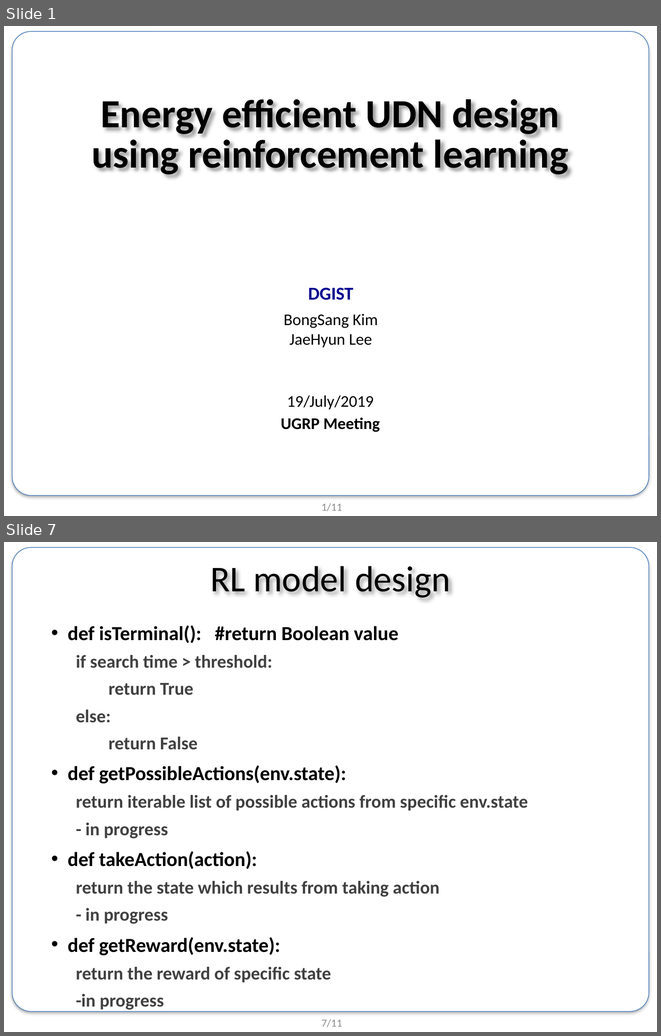
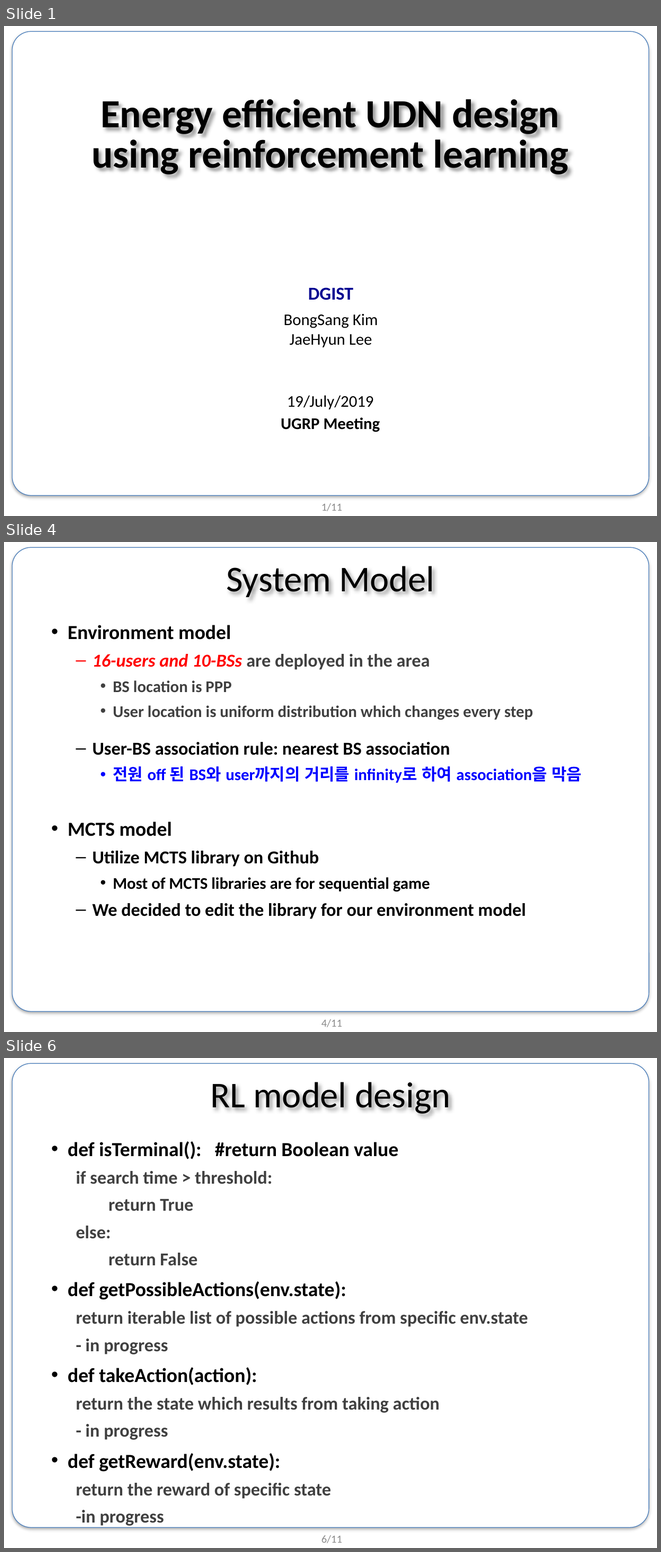
Before and after one commit to BongSangKim/UGRP, a slide deck: Survey meeting/0719 survey/190719 UGRP 발표자료.pptx. Shown one above the other, each under a label of ours: slides 1 and 7 before the commit, slides 1, 4 and 6 after it; the slides between them are not shown. The pictures are 661x1036 and 661x1552 pixels, drawn with LibreOffice and Linux fonts; fonts in the diff are those of the drawing; background and template pictures are left out. Boxes give left, top, right and bottom in pixels: in the first picture for what was removed or moved away, otherwise in the second. Text is boxed around its words. In the diff, an @@ line names an element or a change of style, - is before the commit and + after.

Commit message:
7/18 학습가능한 MCTS 코드초기형

```diff
--- a/Survey meeting/0719 survey/190719 UGRP 발표자료.pptx
+++ b/Survey meeting/0719 survey/190719 UGRP 발표자료.pptx
@@ slide 4 added at (4,542,657,1032), background #FFFFFF; not listed: 2 template elements that a slide beside it also shows @@
@@ title added at (226,566,434,597), 40 pt, text #000000 @@
+System Model
@@ text added at (68,625,582,919), 20 pt, text #000000, bold @@
+• Environment model
+  – 16-users and 10-BSs are deployed in the area
+    • BS location is PPP
+    • User location is uniform distribution which changes every step
+  – User-BS association rule: nearest BS association
+    • 전원 off 된 BS와 user까지의 거리를 infinity로 하여 association을 막음
+• MCTS model
+  – Utilize MCTS library on Github
+    • Most of MCTS libraries are for sequential game
+  – We decided to edit the library for our environment model
@@ what was slide 7 is now slide 6 @@
@@ page number at (321,1535,342,1543): text changed @@
-7/11
+6/11
```
Also in this commit, not shown: 3 slides changed, 1 other slide added, 2 slides removed, 4 other files.
